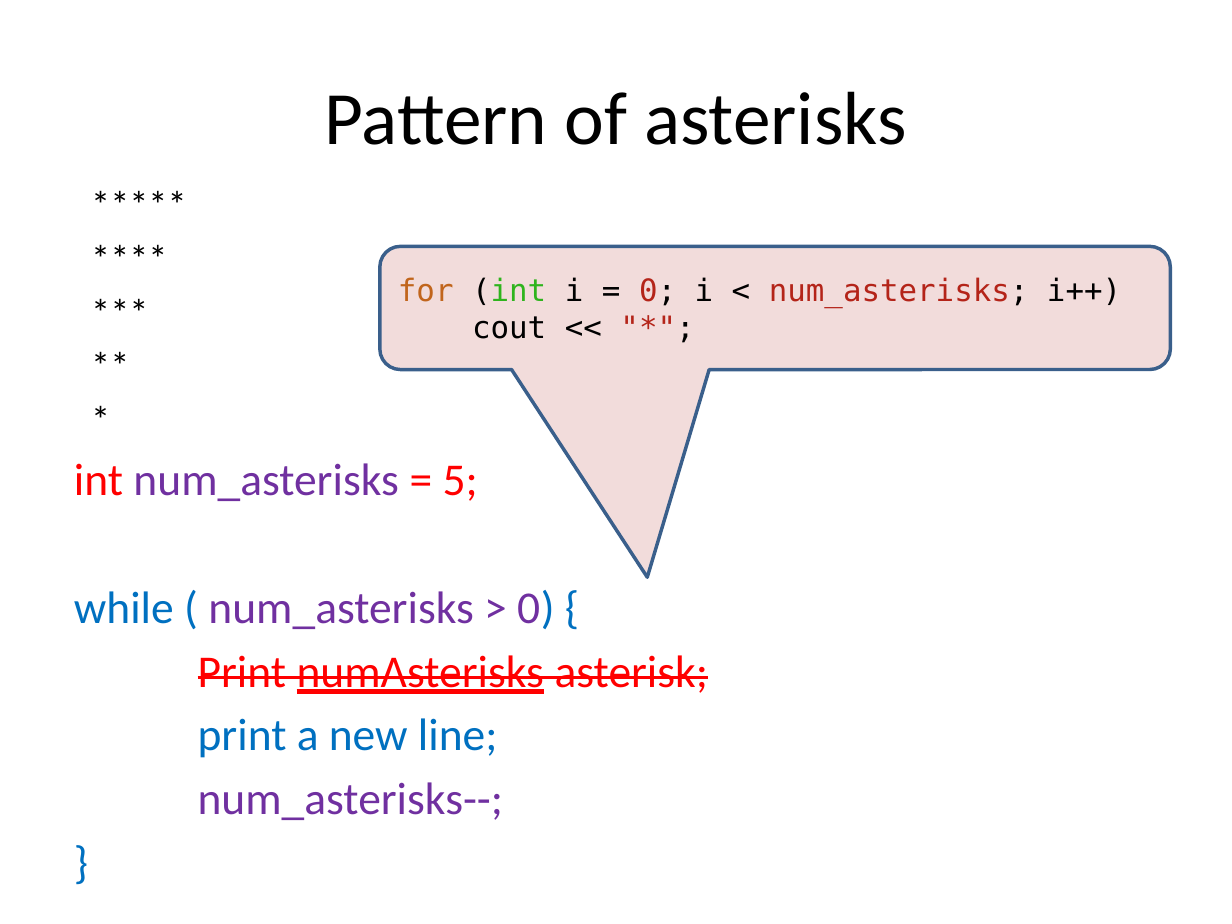
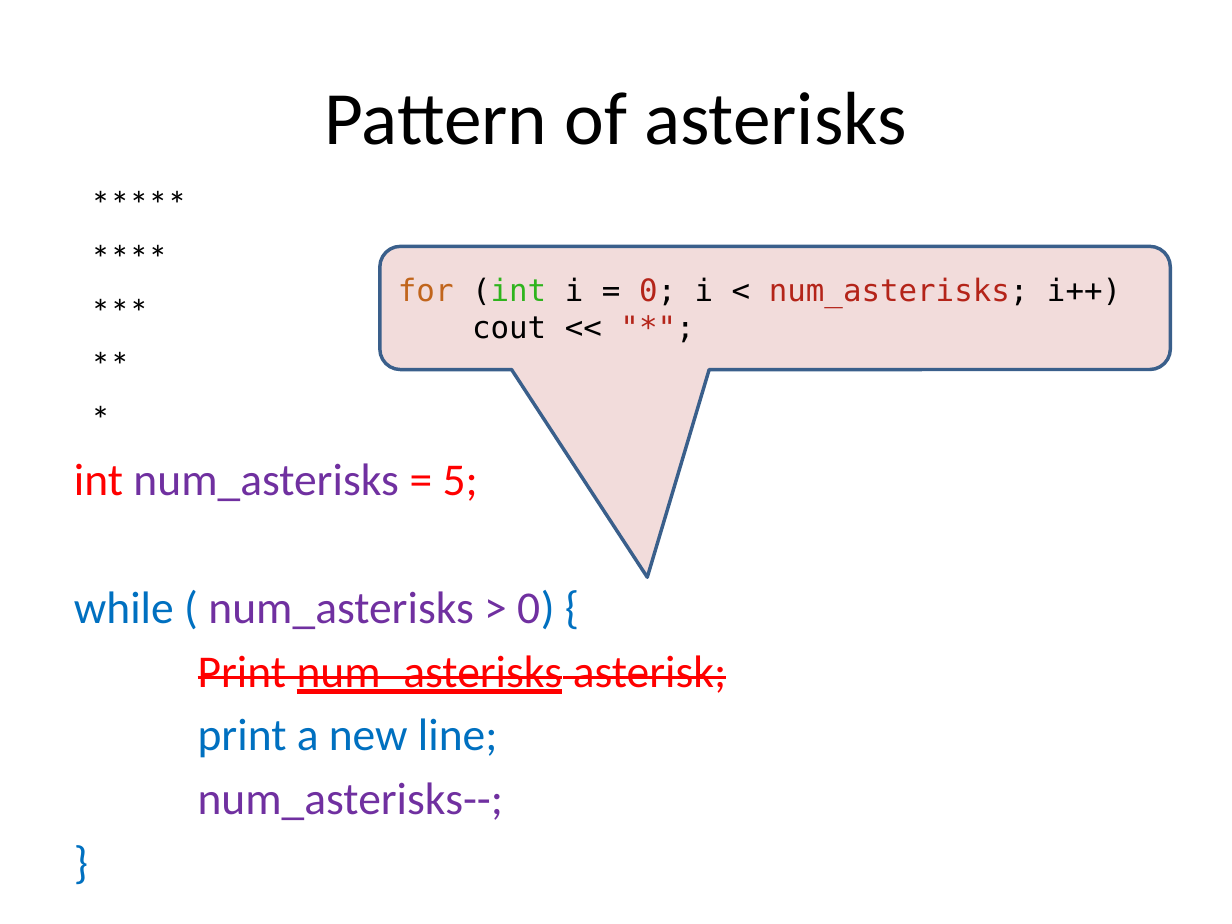
Before and after one commit to tong-yee/tong-yee.github.io, a slide deck: slide 16 of 135/slides/ch04/asterisk_pattern.pptx (slide 17 before the commit). Drawn at 1232x924 pixels with LibreOffice and Linux fonts; fonts in the diff are those of the drawing. Boxes give left, top, right and bottom in pixels: in the first picture for what was removed or moved away, otherwise in the second. Text is boxed around its words. In the diff, an @@ line names an element or a change of style, - is before the commit and + after.

```diff
--- a/135/slides/ch04/asterisk_pattern.pptx
+++ b/135/slides/ch04/asterisk_pattern.pptx
@@ text at <box>198,655,726,694</box>: text changed @@
-Print numAsterisks asterisk;
+Print num_asterisks asterisk;
```
Also in this commit, not shown: 11 other slides changed, 6 slides added, 2 slides removed, 24 other files.
